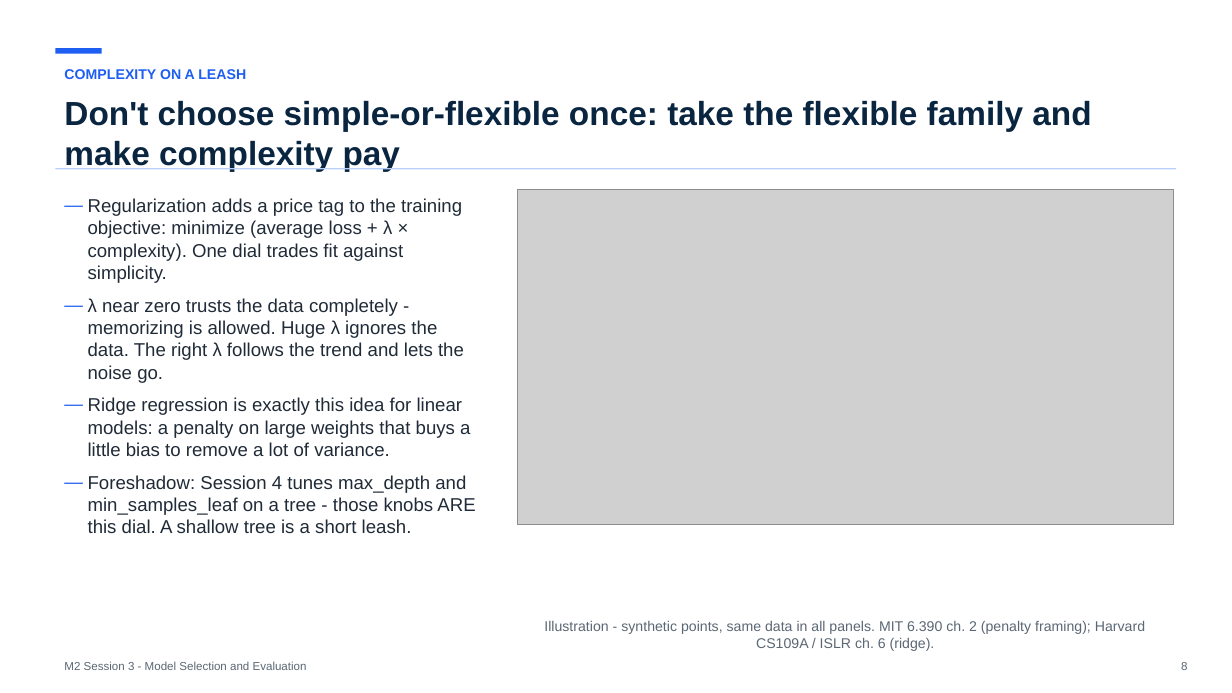
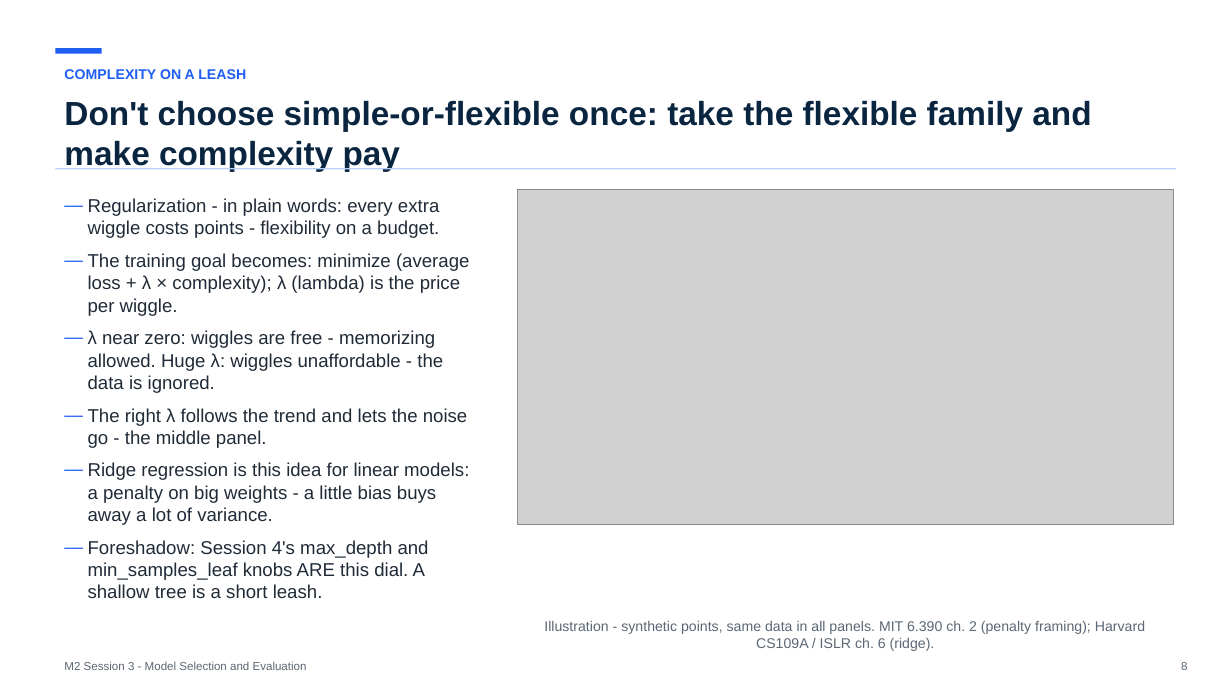
Before and after one commit to koenossendrijver/fontys-tech-exercises, a slide deck: slide 8 of presentations/m2-session-3-model-selection-and-evaluation.pptx. Drawn at 1232x693 pixels with LibreOffice and Linux fonts; fonts in the diff are those of the drawing; grey boxes stand for pictures. Boxes give left, top, right and bottom in pixels: in the first picture for what was removed or moved away, otherwise in the second. Text is boxed around its words. In the diff, an @@ line names an element or a change of style, - is before the commit and + after.

```diff
--- a/presentations/m2-session-3-model-selection-and-evaluation.pptx
+++ b/presentations/m2-session-3-model-selection-and-evaluation.pptx
@@ text at [88, 198, 469, 598]: text changed @@
-— Regularization adds a price tag to the training objective: minimize (average loss + λ × complexity). One dial trades fit against simplicity.
-— λ near zero trusts the data completely - memorizing is allowed. Huge λ ignores the data. The right λ follows the trend and lets the noise go.
-— Ridge regression is exactly this idea for linear models: a penalty on large weights that buys a little bias to remove a lot of variance.
-— Foreshadow: Session 4 tunes max_depth and min_samples_leaf on a tree - those knobs ARE this dial. A shallow tree is a short leash.
+— Regularization - in plain words: every extra wiggle costs points - flexibility on a budget.
+— The training goal becomes: minimize (average loss + λ × complexity); λ (lambda) is the price per wiggle.
+— λ near zero: wiggles are free - memorizing allowed. Huge λ: wiggles unaffordable - the data is ignored.
+— The right λ follows the trend and lets the noise go - the middle panel.
+— Ridge regression is this idea for linear models: a penalty on big weights - a little bias buys away a lot of variance.
+— Foreshadow: Session 4's max_depth and min_samples_leaf knobs ARE this dial. A shallow tree is a short leash.
```
Also in this commit, not shown: 8 other slides changed, 7 other files.
